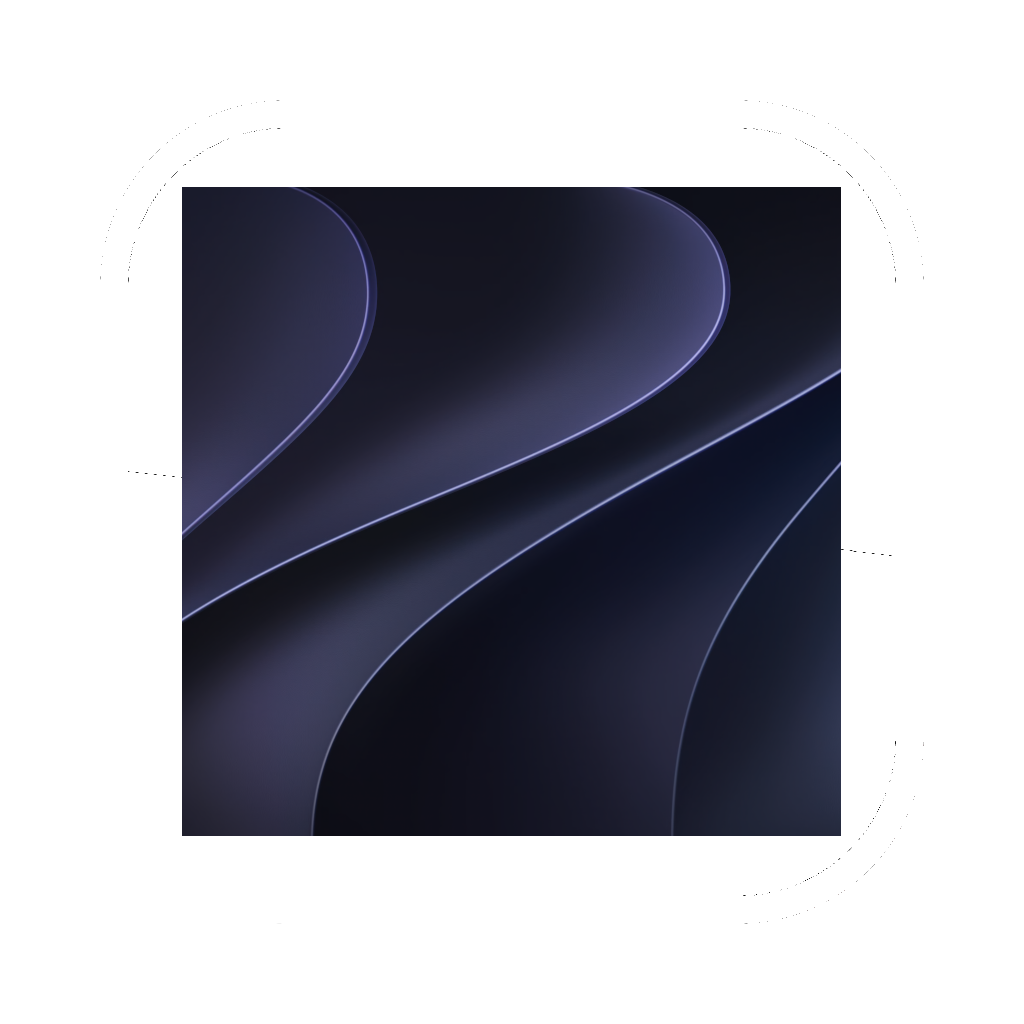
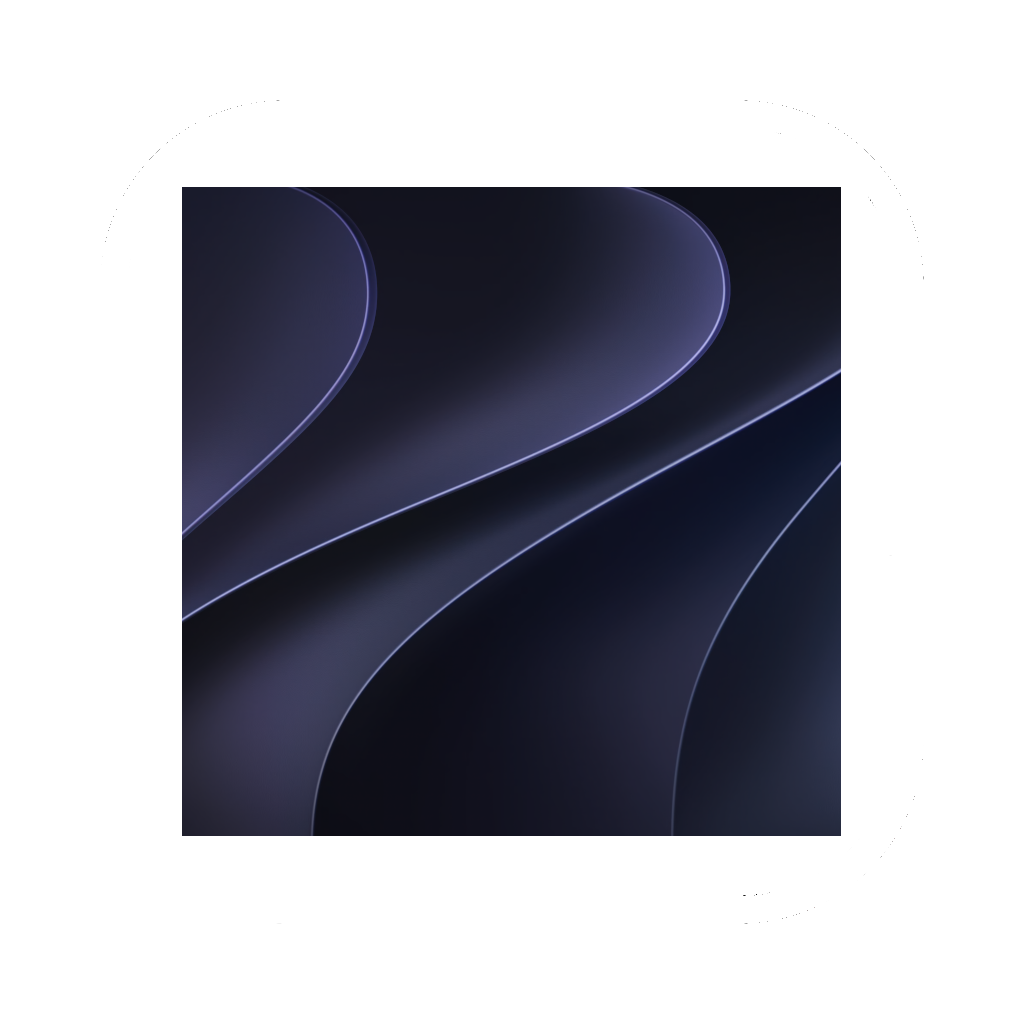
Before/after of a w=1024, h=1024 layered artwork. What changed in the layer stack:
painted on "Livello incollato copia" over box(100, 128, 924, 902)
